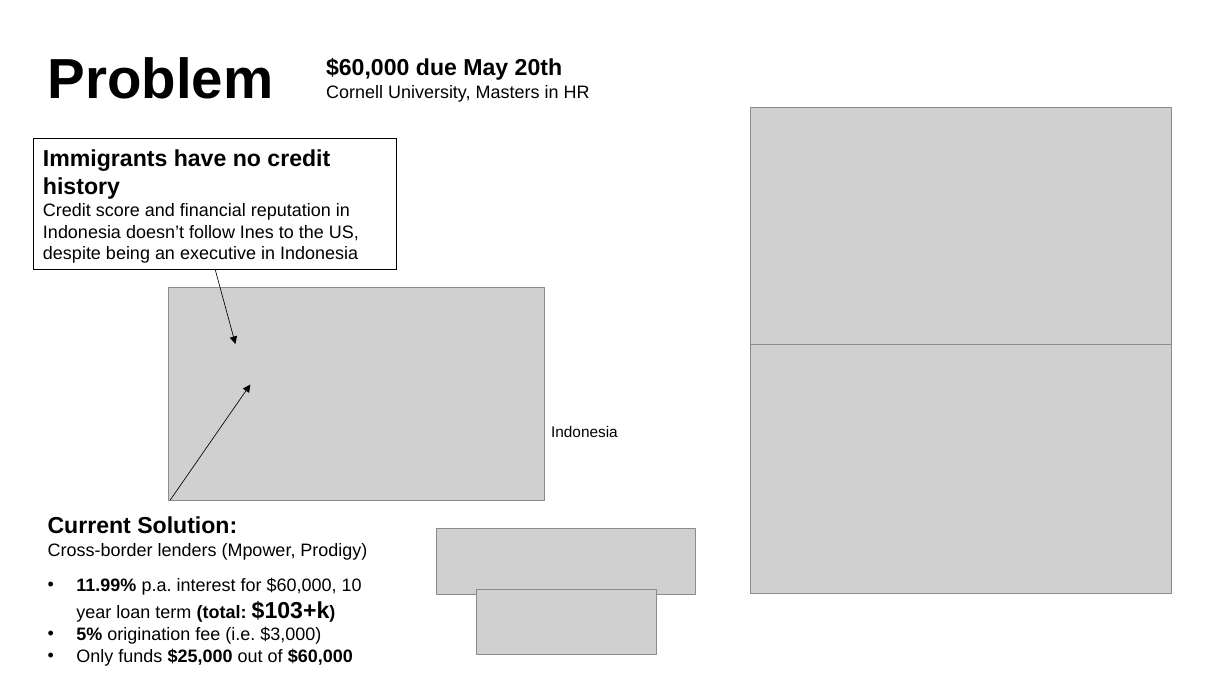
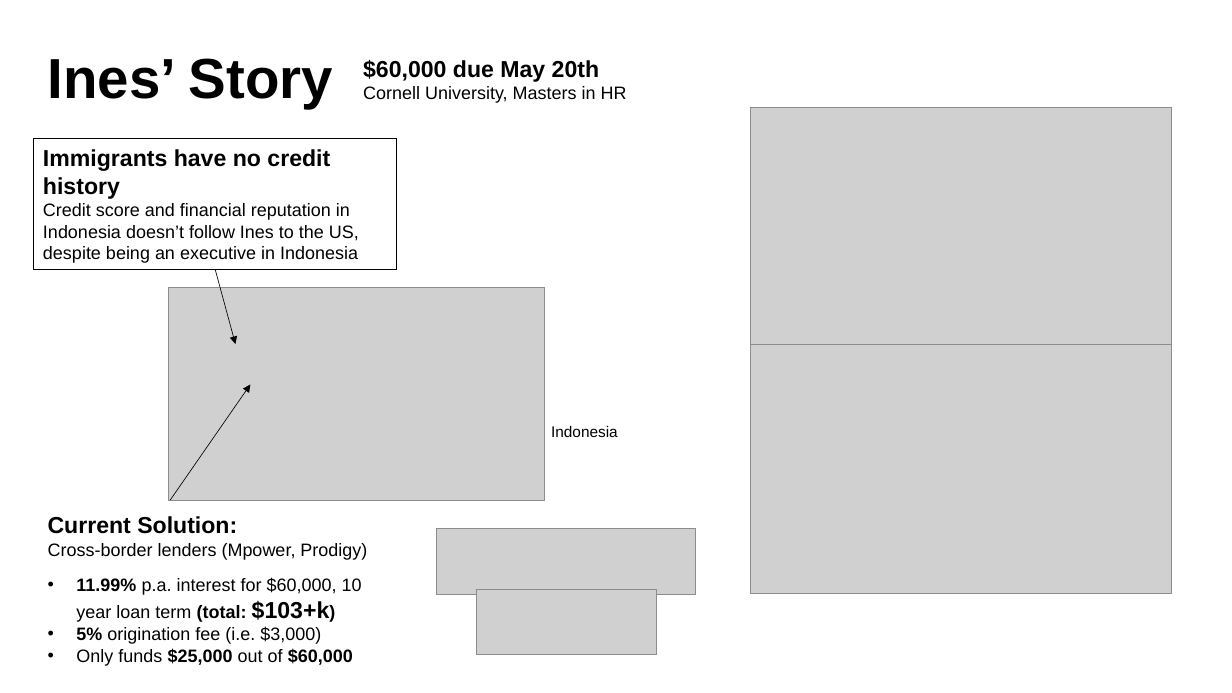
Before and after one commit to enabledao/enable, a slide deck: slide 8 of presentation/presentation.pptx (slide 6 before the commit). Drawn at 1232x693 pixels with LibreOffice and Linux fonts; fonts in the diff are those of the drawing; grey boxes stand for pictures. Boxes give left, top, right and bottom in pixels: in the first picture for what was removed or moved away, otherwise in the second. Text is boxed around its words. In the diff, an @@ line names an element or a change of style, - is before the commit and + after.

```diff
--- a/presentation/presentation.pptx
+++ b/presentation/presentation.pptx
@@ title removed at bbox=[48, 57, 274, 99] @@
-Problem
@@ text added at bbox=[48, 58, 333, 109], 44 pt, text #000000, bold @@
+Ines’ Story
@@ text "$60,000 due May 20th Cornell ...": place and size @@
-text "$60,000 due May 20th Cornell ..." at bbox=[326, 58, 590, 102]
+text "$60,000 due May 20th Cornell ..." at bbox=[363, 60, 627, 103]
```
Also in this commit, not shown: 9 other slides changed, 6 slides added, 1 slide removed.
